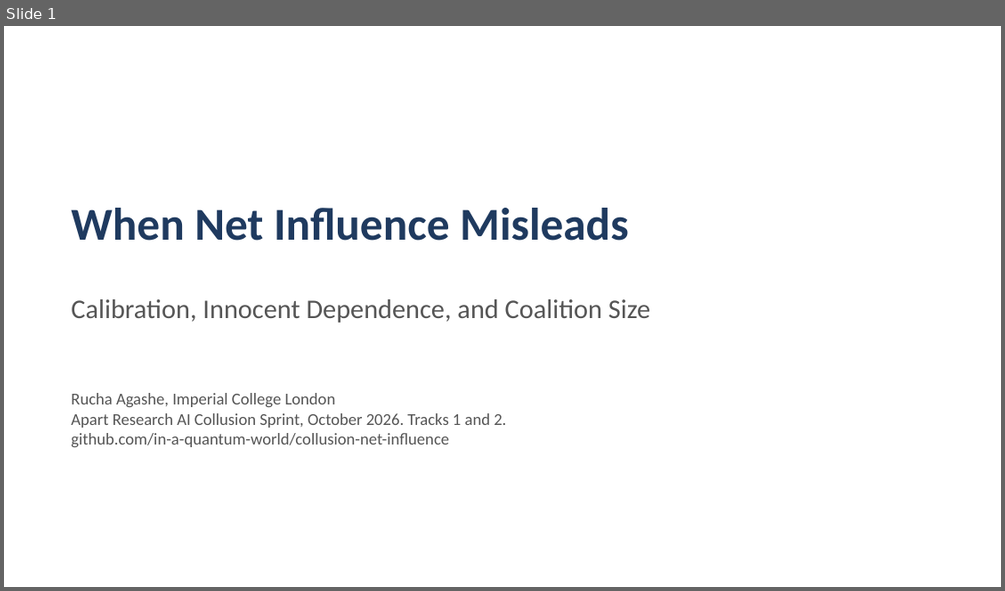
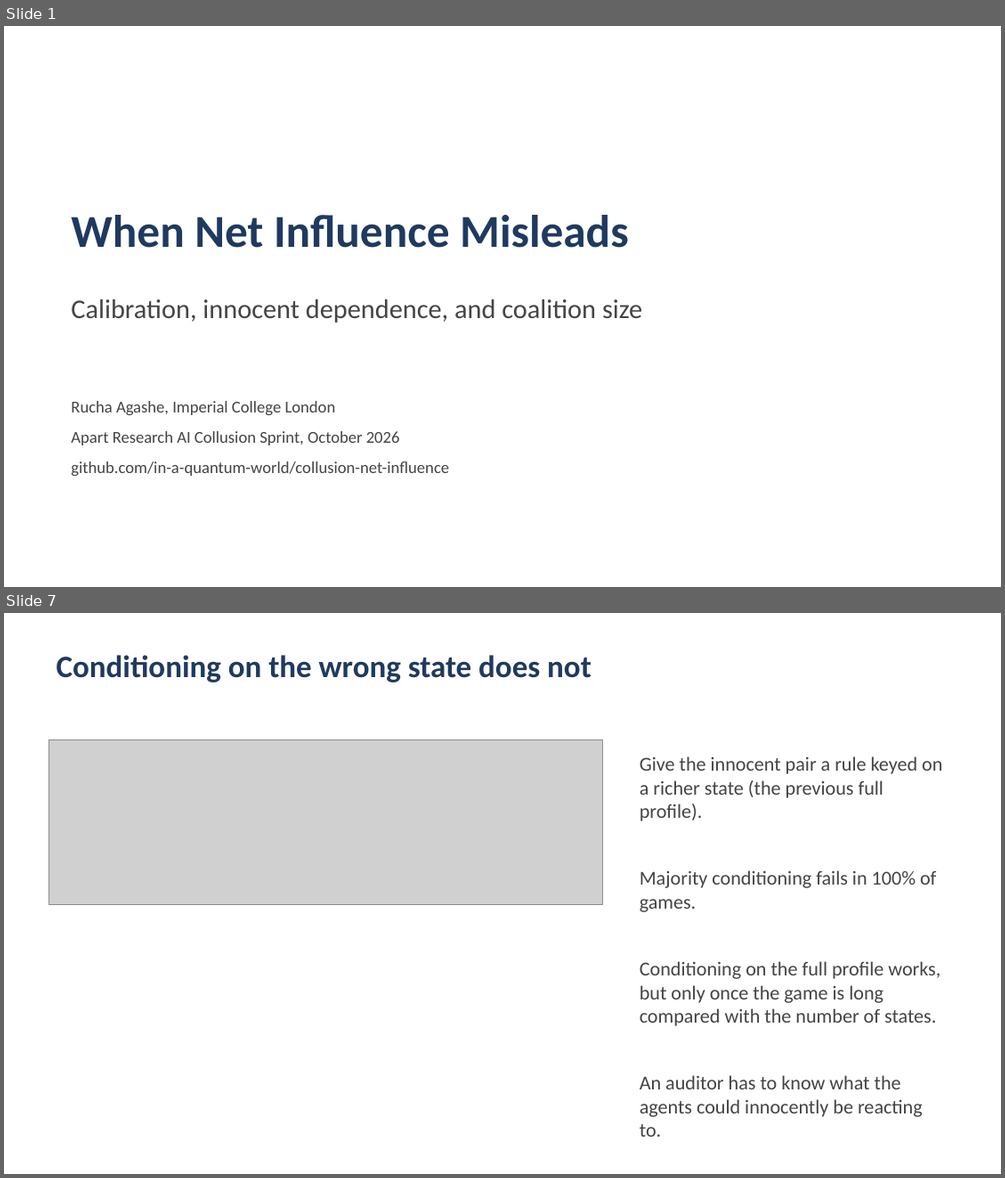
Before and after one commit to in-a-quantum-world/collusion-net-influence, a slide deck: report/slides.pptx. Shown one above the other, each under a label of ours: slide 1 before the commit, slides 1 and 7 after it; the slides between them are not shown. The pictures are 1005x591 and 1005x1178 pixels, drawn with LibreOffice and Linux fonts; fonts in the diff are those of the drawing; grey boxes stand for pictures. Boxes give left, top, right and bottom in pixels: in the first picture for what was removed or moved away, otherwise in the second. Text is boxed around its words. In the diff, an @@ line names an element or a change of style, - is before the commit and + after.

```diff
--- a/report/slides.pptx
+++ b/report/slides.pptx
@@ slide 7 added at box(4, 613, 1001, 1174), background #FFFFFF @@
@@ text added at box(57, 655, 591, 682), 30 pt, text #1F3A5F, bold @@
+Conditioning on the wrong state does not
@@ picture added at box(48, 740, 602, 905) @@
@@ text added at box(639, 756, 942, 1136), 19 pt, text #444444 @@
+Give the innocent pair a rule keyed on a richer state (the previous full profile).
+Majority conditioning fails in 100% of games.
+Conditioning on the full profile works, but only once the game is long compared with the number of states.
+An auditor has to know what the agents could innocently be reacting to.
@@ slide 1 changed as well @@
@@ text "When Net Influence Misleads": place and size @@
-text "When Net Influence Misleads" at box(71, 208, 629, 240)
+text "When Net Influence Misleads" at box(71, 215, 629, 248)
@@ text "When Net Influence Misleads" at box(71, 215, 629, 248): more space between paragraphs @@
@@ text at box(71, 299, 642, 322): text changed; text colour #555555 to #444444 @@
-Calibration, Innocent Dependence, and Coalition Size
+Calibration, innocent dependence, and coalition size
@@ text "Rucha Agashe, Imperial College London": place and size @@
-text "Rucha Agashe, Imperial College London" at box(71, 393, 506, 447)
+text "Rucha Agashe, Imperial College London" at box(71, 401, 449, 475)
@@ text at box(71, 401, 449, 475): text colour #555555 to #444444 in "Rucha Agashe, Imperial College London", "github.com/in-a-quantum-world/collusion-net-influence"; more space between paragraphs @@
@@ text at box(71, 431, 400, 445): text changed; text colour #555555 to #444444 @@
-Apart Research AI Collusion Sprint, October 2026. Tracks 1 and 2.
+Apart Research AI Collusion Sprint, October 2026
```
Also in this commit, not shown: 1 other slide changed, 13 other slides added, 6 slides removed, 1 other file.
